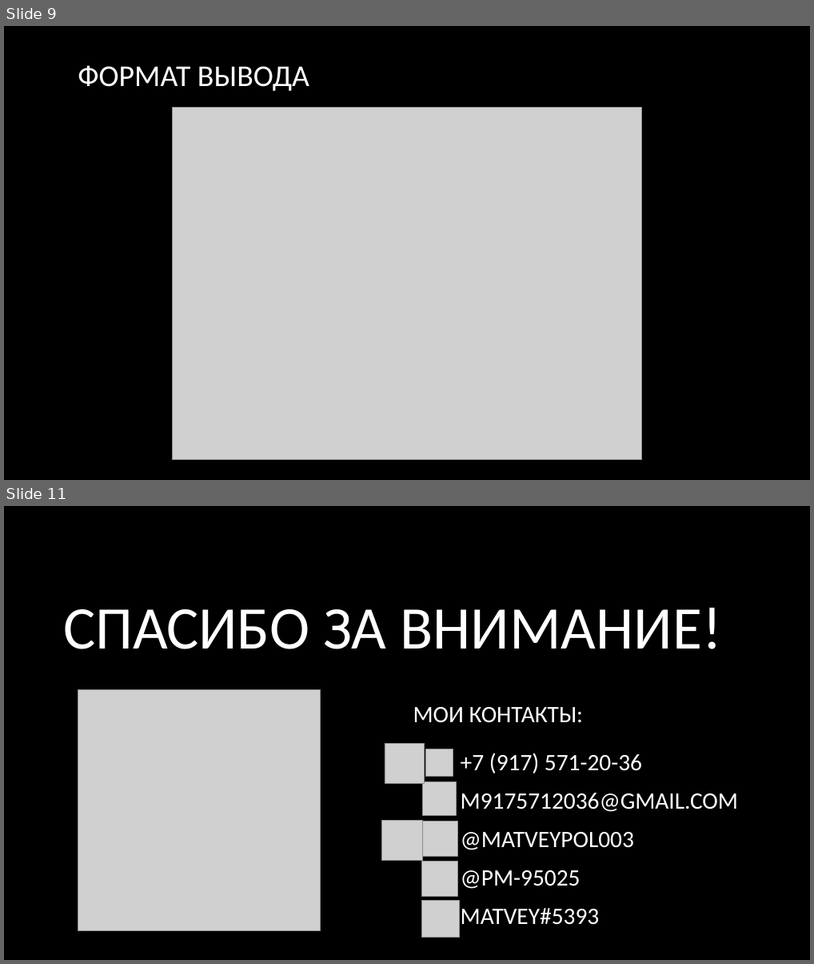
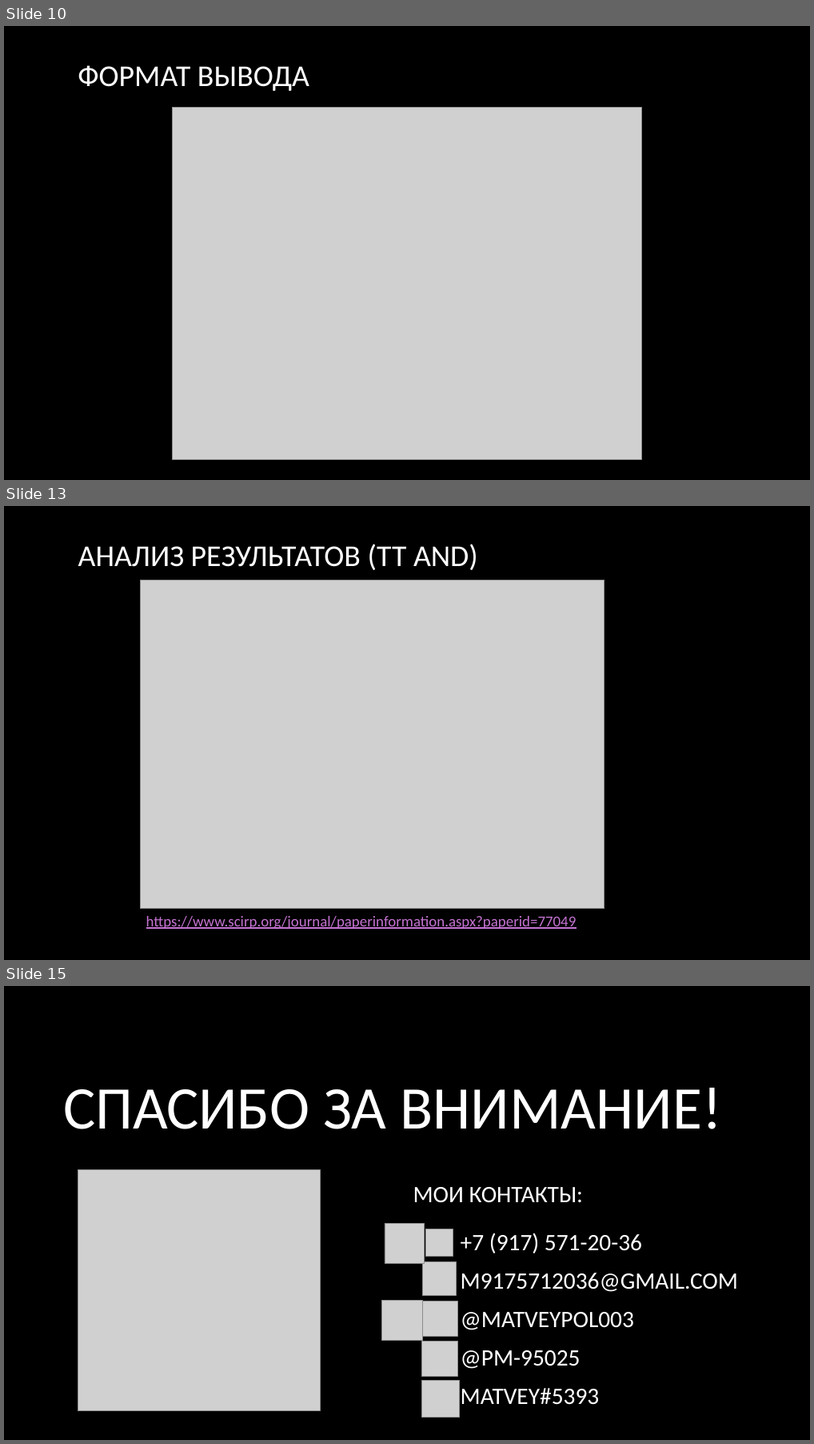
Before and after one commit to wsadqert/scientificProject, a slide deck: src/Компьютерное моделирование кривой блеска затменной звёздной системы.pptx. Shown one above the other, each under a label of ours: slides 9 and 11 before the commit, slides 10, 13 and 15 after it; the slides between them are not shown. The pictures are 814x964 and 814x1444 pixels, drawn with LibreOffice and Linux fonts; fonts in the diff are those of the drawing; grey boxes stand for pictures; background and template pictures are left out. Boxes give left, top, right and bottom in pixels: in the first picture for what was removed or moved away, otherwise in the second. Text is boxed around its words. In the diff, an @@ line names an element or a change of style, - is before the commit and + after.

```diff
--- a/src/Компьютерное моделирование кривой блеска затменной звёздной системы.pptx
+++ b/src/Компьютерное моделирование кривой блеска затменной звёздной системы.pptx
@@ slide 13 added at <box>4,506,810,960</box>, background picture (left out) @@
@@ title added at <box>78,544,478,570</box>, 36 pt, text #FFFFFF @@
+АНАЛИЗ РЕЗУЛЬТАТОВ (TT AND)
@@ picture added at <box>140,580,605,908</box> @@
@@ text added at <box>146,916,577,929</box>, 18 pt, text #C573D2, underline @@
+https://www.scirp.org/journal/paperinformation.aspx?paperid=77049
@@ what was slide 9 is now slide 10 @@
@@ what was slide 11 is now slide 15 @@
```
Also in this commit, not shown: 3 slides changed, 4 other slides added, 1 slide removed.
